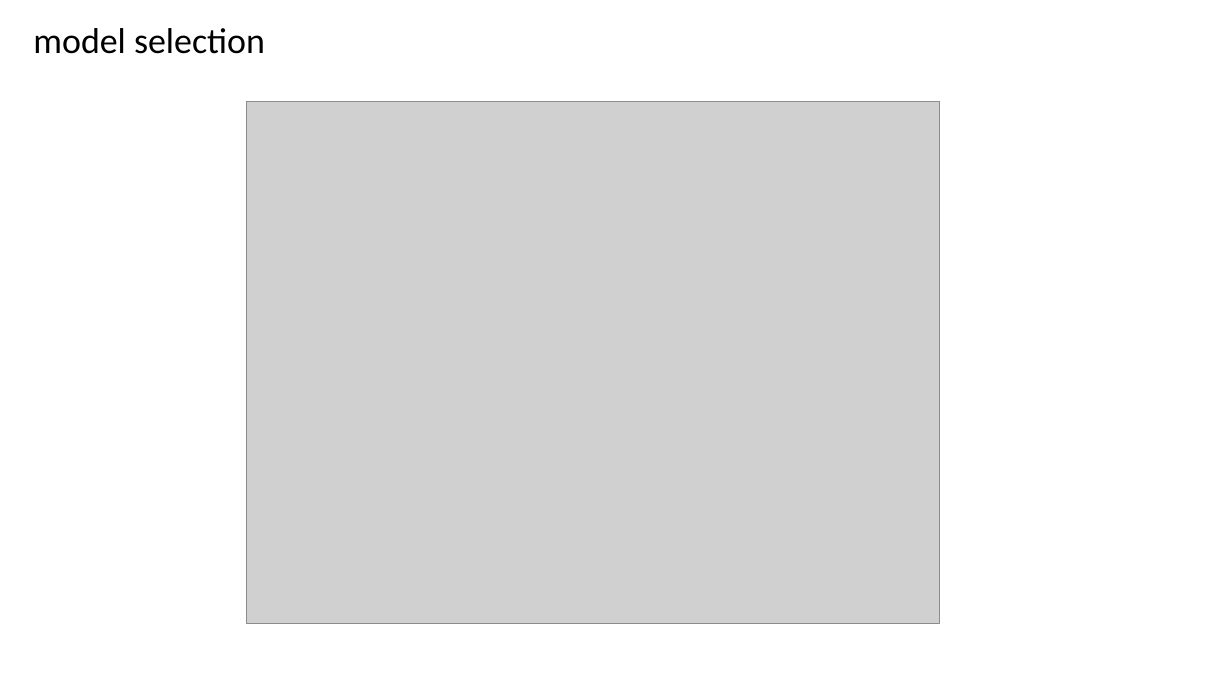
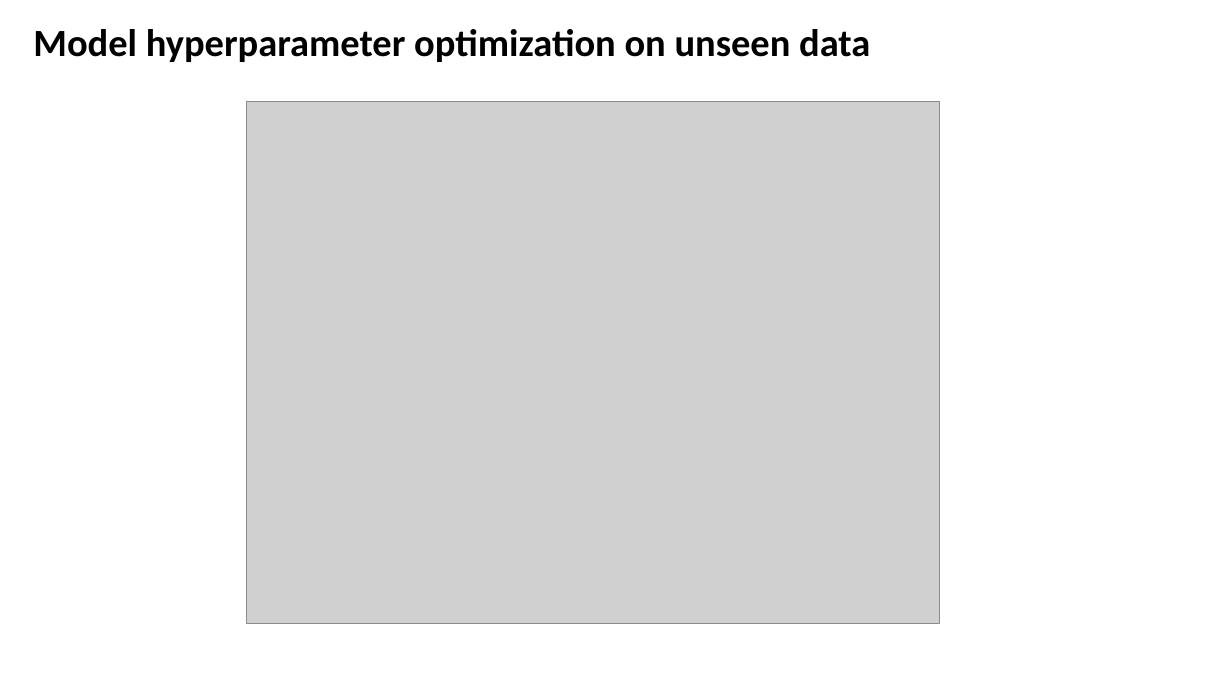
Before and after one commit to CompOmics/ML_AI_Analytical_Chemistry_Course, a slide deck: slide 4 of 03_Evaluation/slides/3_3_ensemble_learning.pptx. Drawn at 1232x693 pixels with LibreOffice and Linux fonts; fonts in the diff are those of the drawing; grey boxes stand for pictures. Boxes give left, top, right and bottom in pixels: in the first picture for what was removed or moved away, otherwise in the second. Text is boxed around its words. In the diff, an @@ line names an element or a change of style, - is before the commit and + after.

```diff
--- a/03_Evaluation/slides/3_3_ensemble_learning.pptx
+++ b/03_Evaluation/slides/3_3_ensemble_learning.pptx
@@ text at (x1=33, y1=29, x2=870, y2=62): text changed; size 28 to 30 pt; bold on @@
-model selection
+Model hyperparameter optimization on unseen data
```
Also in this commit, not shown: 16 other slides changed, 8 other files.
